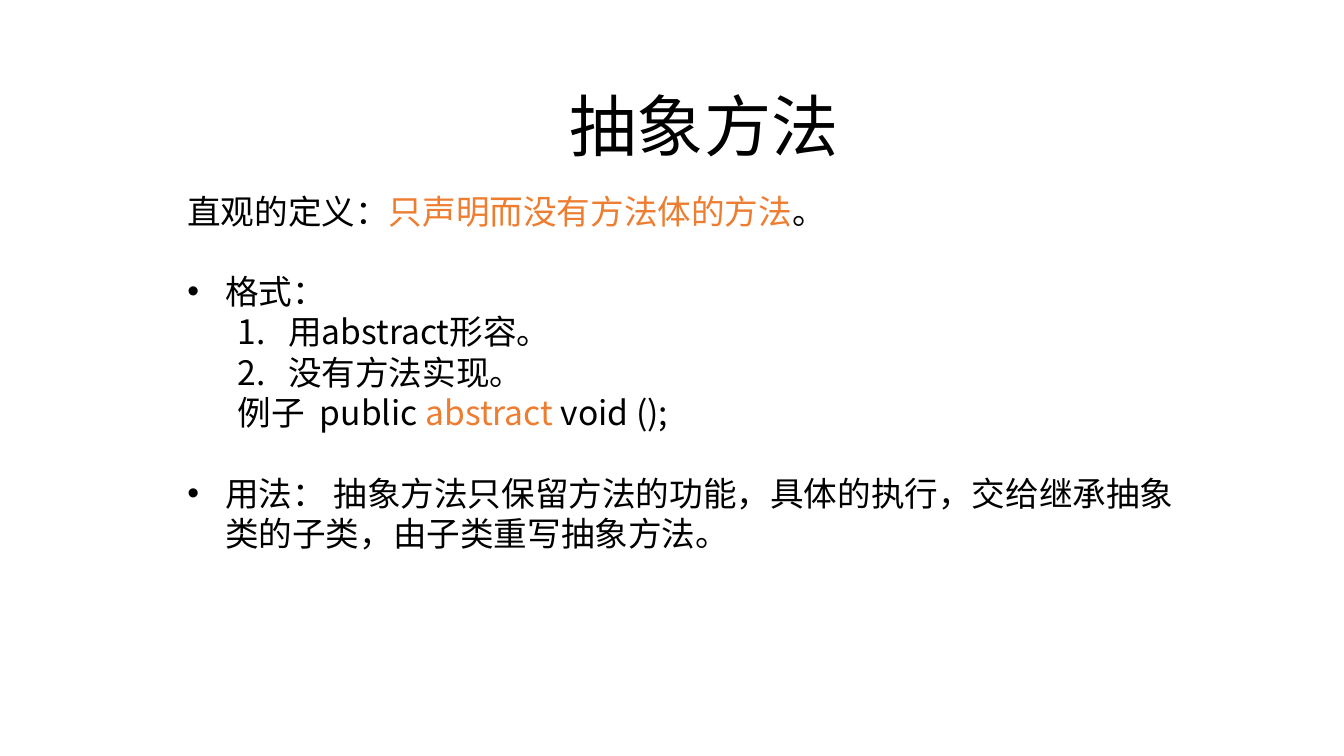
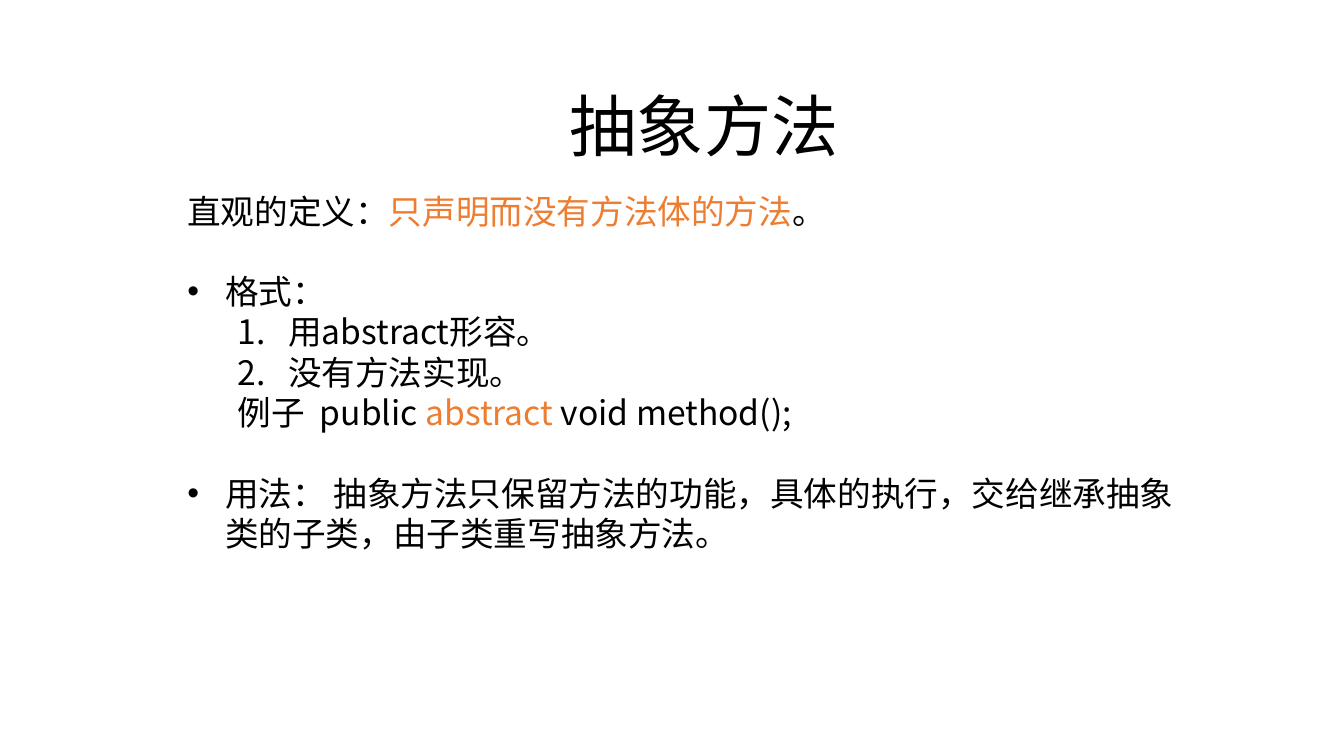
Before and after one commit to zjyesir/hmc_java_1, a slide deck: slide 4 of ppt/12.抽象类和接口.pptx. Drawn at 1344x756 pixels with LibreOffice and Linux fonts; fonts in the diff are those of the drawing; background and template pictures are left out. Boxes give left, top, right and bottom in pixels: in the first picture for what was removed or moved away, otherwise in the second. Text is boxed around its words. In the diff, an @@ line names an element or a change of style, - is before the commit and + after.

```diff
--- a/ppt/12.抽象类和接口.pptx
+++ b/ppt/12.抽象类和接口.pptx
@@ text at [238,397,792,433]: text changed @@
-  例子 public abstract void ();
+  例子 public abstract void method();
```
Also in this commit, not shown: 4 other slides changed, 2 other files.
